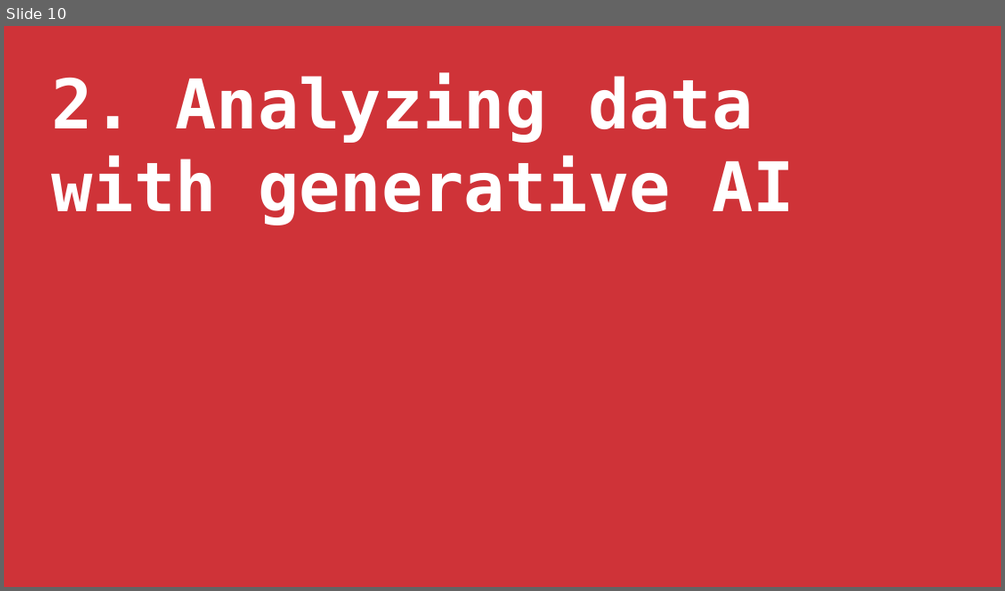
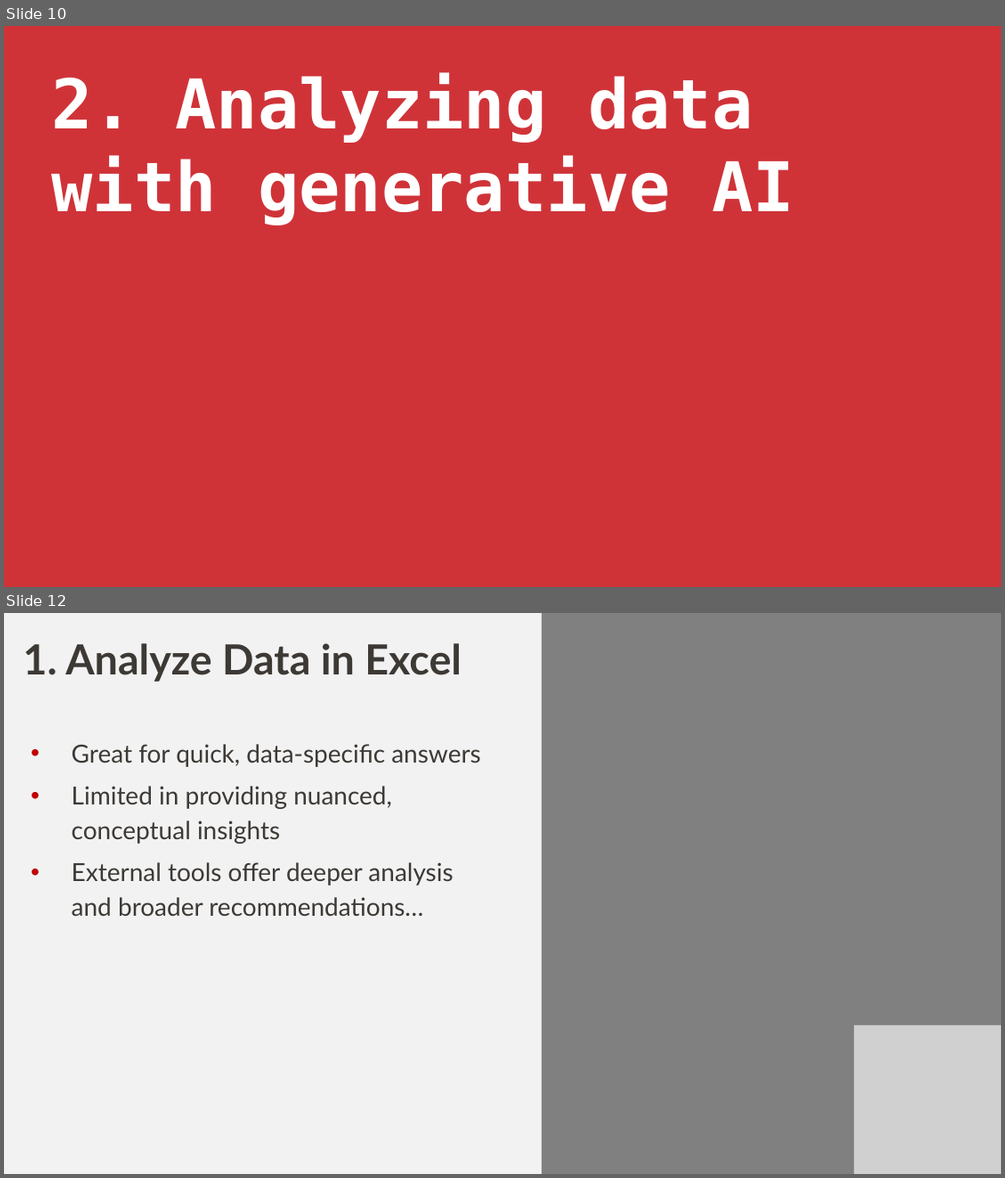
Before and after one commit to stringfestdata/enhancing-excel-free-generative-ai-tools, a slide deck: enhancing-excel-free-generative-ai.pptx. Shown one above the other, each under a label of ours: slide 10 before the commit, slides 10 and 12 after it; the slides between them are not shown. The pictures are 1005x591 and 1005x1178 pixels, drawn with LibreOffice and Linux fonts; fonts in the diff are those of the drawing; grey boxes stand for pictures. Boxes give left, top, right and bottom in pixels: in the first picture for what was removed or moved away, otherwise in the second. Text is boxed around its words. In the diff, an @@ line names an element or a change of style, - is before the commit and + after.

```diff
--- a/enhancing-excel-free-generative-ai.pptx
+++ b/enhancing-excel-free-generative-ai.pptx
@@ slide 12 added at <box>4,613,1001,1174</box>, background #F2F2F2 @@
@@ rectangle added at <box>542,613,1001,1174</box>, fill #808080 @@
@@ text added at <box>23,643,480,916</box>, 36 pt, text #3D3935 @@
+1. Analyze Data in Excel
+• Great for quick, data-specific answers
+• Limited in providing nuanced, conceptual insights
+• External tools offer deeper analysis and broader recommendations…
@@ picture added at <box>853,1024,1001,1174</box> @@
```
Also in this commit, not shown: 3 slides changed, 9 other slides added, 2 slides removed, 1 other file.
